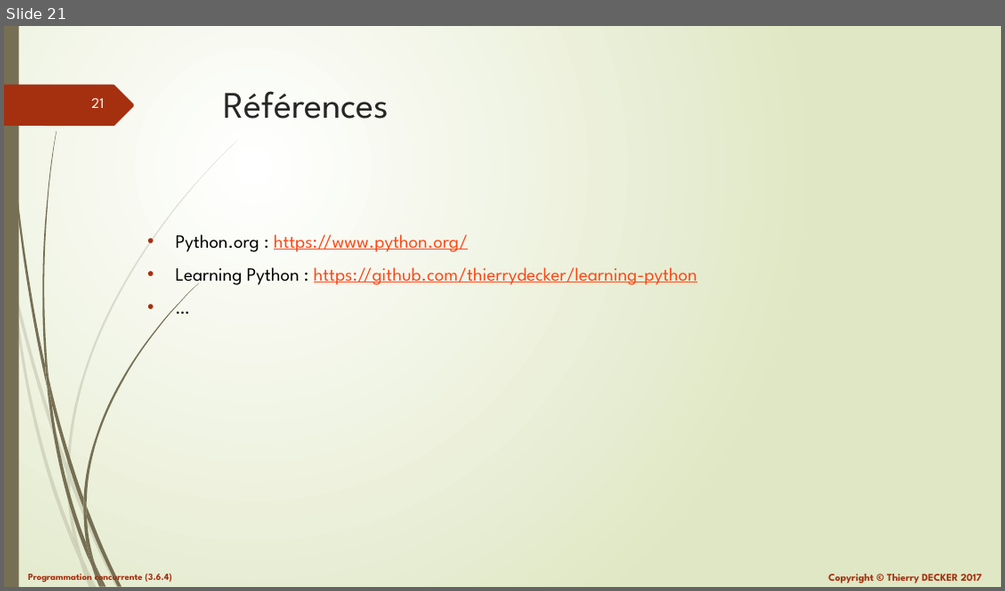
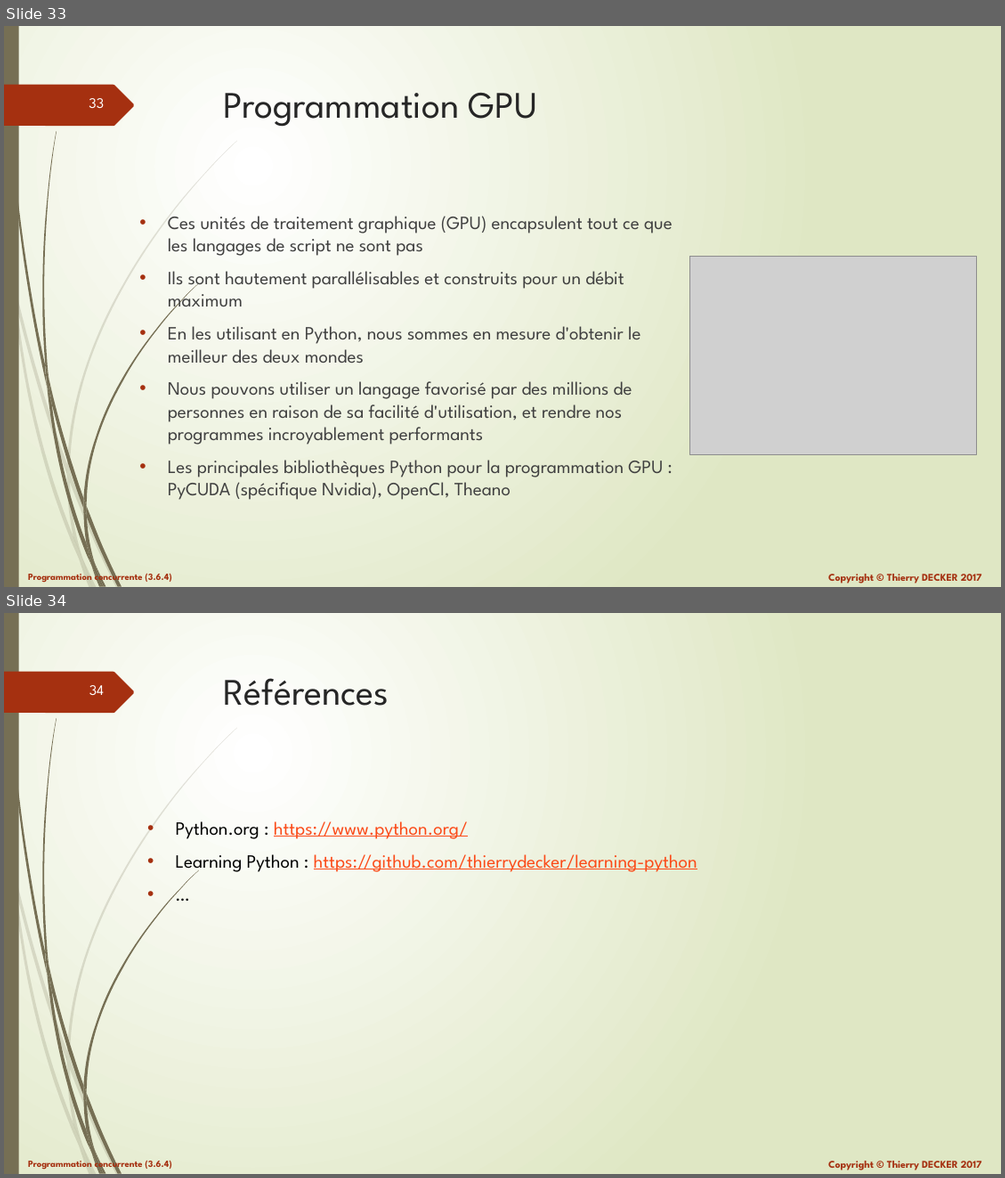
Before and after one commit to VikmanTheRacoon/learning-python, a slide deck: documentations/python-103.pptx. Shown one above the other, each under a label of ours: slide 21 before the commit, slides 33 and 34 after it. The pictures are 1005x591 and 1005x1178 pixels, drawn with LibreOffice and Linux fonts; fonts in the diff are those of the drawing; grey boxes stand for pictures. Boxes give left, top, right and bottom in pixels: in the first picture for what was removed or moved away, otherwise in the second. Text is boxed around its words. In the diff, an @@ line names an element or a change of style, - is before the commit and + after.

```diff
--- a/documentations/python-103.pptx
+++ b/documentations/python-103.pptx
@@ slide 33 added at (4,26,1001,587), background gradient #FFFFFF to #DFE8C4; not listed: 27 template elements that a slide beside it also shows @@
@@ title added at (224,93,538,126), 36 pt, text #262626 @@
+Programmation GPU
@@ text added at (168,216,672,499), 18 pt, text #404040 @@
+• Ces unités de traitement graphique (GPU) encapsulent tout ce que les langages de script ne sont pas
+• Ils sont hautement parallélisables et construits pour un débit maximum
+• En les utilisant en Python, nous sommes en mesure d'obtenir le meilleur des deux mondes
+• Nous pouvons utiliser un langage favorisé par des millions de personnes en raison de sa facilité d'utilisation, et rendre nos programmes incroyablement performants
+• Les principales bibliothèques Python pour la programmation GPU : PyCUDA (spécifique Nvidia), OpenCl, Theano
@@ picture added at (690,256,977,454) @@
@@ what was slide 21 is now slide 34 @@
@@ page number at (89,685,104,695): text changed @@
-21
+34
```
Also in this commit, not shown: 1 slide changed, 12 other slides added, 1 other file.
